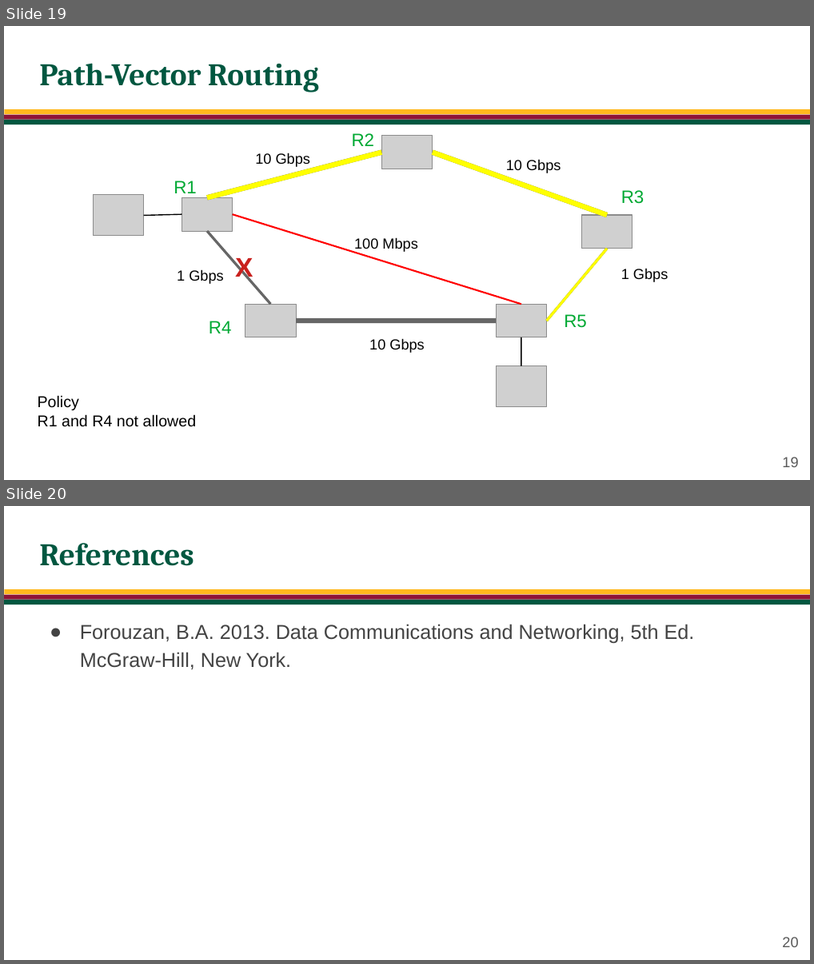
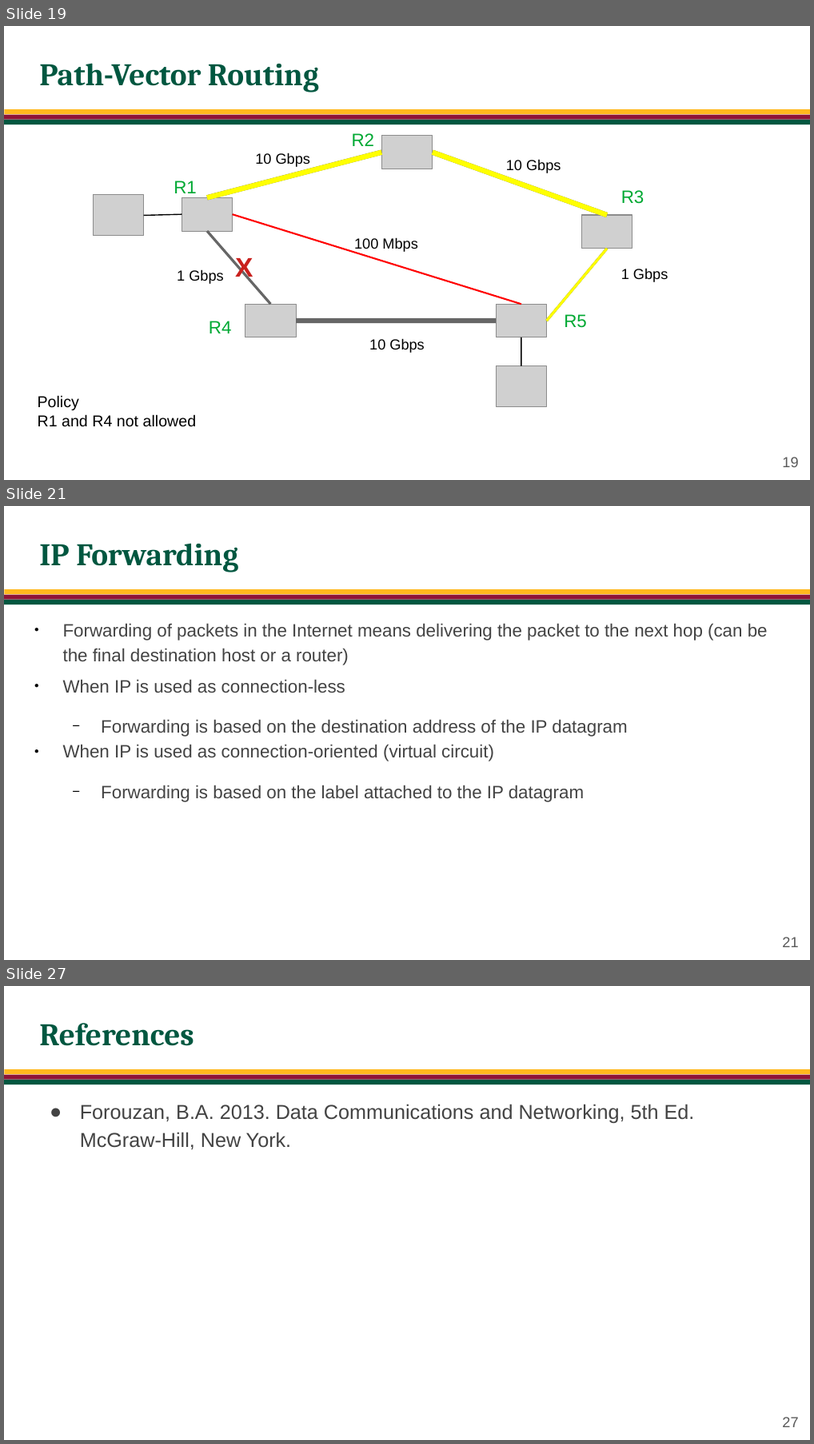
Before and after one commit to jachermocilla/extra-course-materials, a slide deck: cmsc137/slides-rsm/CMSC 137 - 21 - Routing.odp. Shown one above the other, each under a label of ours: slides 19 and 20 before the commit, slides 19, 21 and 27 after it; the slides between them are not shown. The pictures are 814x964 and 814x1444 pixels, drawn with LibreOffice and Linux fonts; fonts in the diff are those of the drawing; grey boxes stand for pictures; background and template pictures are left out. Boxes give left, top, right and bottom in pixels: in the first picture for what was removed or moved away, otherwise in the second. Text is boxed around its words. In the diff, an @@ line names an element or a change of style, - is before the commit and + after.

```diff
--- a/cmsc137/slides-rsm/CMSC 137 - 21 - Routing.odp
+++ b/cmsc137/slides-rsm/CMSC 137 - 21 - Routing.odp
@@ slide 21 added at (4,506,810,960), background #FFFFFF; not listed: 3 template elements that a slide beside it also shows @@
@@ title added at (39,543,238,572), 28 pt, text #005740, bold @@
+IP Forwarding
@@ text added at (63,623,768,802), 16 pt, text #434343 @@
+● Forwarding of packets in the Internet means delivering the packet to the next hop (can be the final destination host or a router)
+● When IP is used as connection-less
+  − Forwarding is based on the destination address of the IP datagram
+● When IP is used as connection-oriented (virtual circuit)
+  − Forwarding is based on the label attached to the IP datagram
@@ page number added at (782,936,798,947), 13 pt, text #595959 @@
+21
@@ what was slide 20 is now slide 27 @@
@@ page number at (782,1416,798,1427): text changed @@
-20
+27
```
Also in this commit, not shown: 1 slide changed, 6 other slides added, 10 other files.
